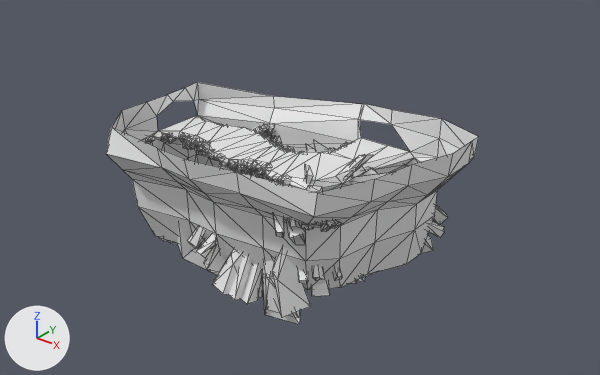
One commit to the FBX model KJam May 2020/Assets/ArtAssets/3D-Models/KJ_ZL_Crystal_Cave_01.fbx: the scene before it, then after it.
Both versions are drawn from a camera (50 mm lens) standing at (32.2, -40.6, 22.2) and looking at (0.7, -1.2, -2.3). The lights are fixed; the arrows at lower left show +X, +Y and +Z. Mesh edges are drawn as thin lines. Where no turn or scale is listed for an object, it has been applied to the vertices.

The first picture shows 'KJ_ZL_Crystal_Cave_01', 'KJ_ZL_Crystal_Cave_Bridge_01'.
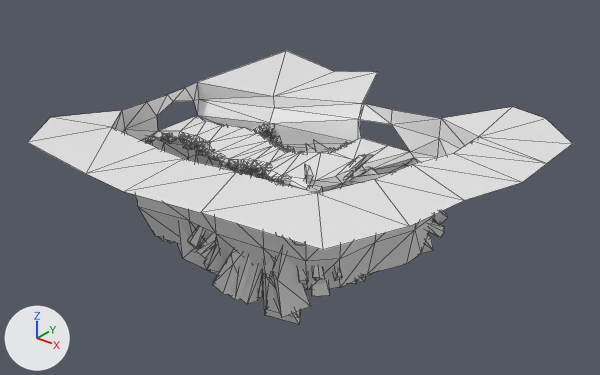
Boxes (x1, y1, x2, y2) around the edits, measured in the pictures (600 x 375 px):
'KJ_ZL_Crystal_Cave_01', reshaped (46% wider, 13% taller)
    before: (106, 82, 479, 324)
    after: (28, 51, 573, 324)
part 1 of me_plane_018, added
    after: (28, 51, 573, 250)

Diff of the bpy script that builds the scene:
```diff
--- a/KJam May 2020/Assets/ArtAssets/3D-Models/KJ_ZL_Crystal_Cave_01.fbx.py
+++ b/KJam May 2020/Assets/ArtAssets/3D-Models/KJ_ZL_Crystal_Cave_01.fbx.py
@@ me_plane_018 @@
 # used by ob_kj_zl_crystal_cave_01; location = (-4.25, -1.93, 0.0)
-me_plane_018.from_pydata(...)  # 2022 vertices, 3069 faces; spans x -7.0..15.4, y -8.4..7.4, z -9.3..2.6
+me_plane_018.from_pydata(...)  # 2038 vertices, 3096 faces; spans x -9.9..20.3, y -13.4..13.8, z -9.3..2.6
+# me_plane_018 part 1
+# 16 vertices are added at x -9.9..20.3, y -13.4..13.8, z 1.3..2.6
+# 27 new faces join them
 me_plane_018.materials.append(mat_atlascarrier)
```
